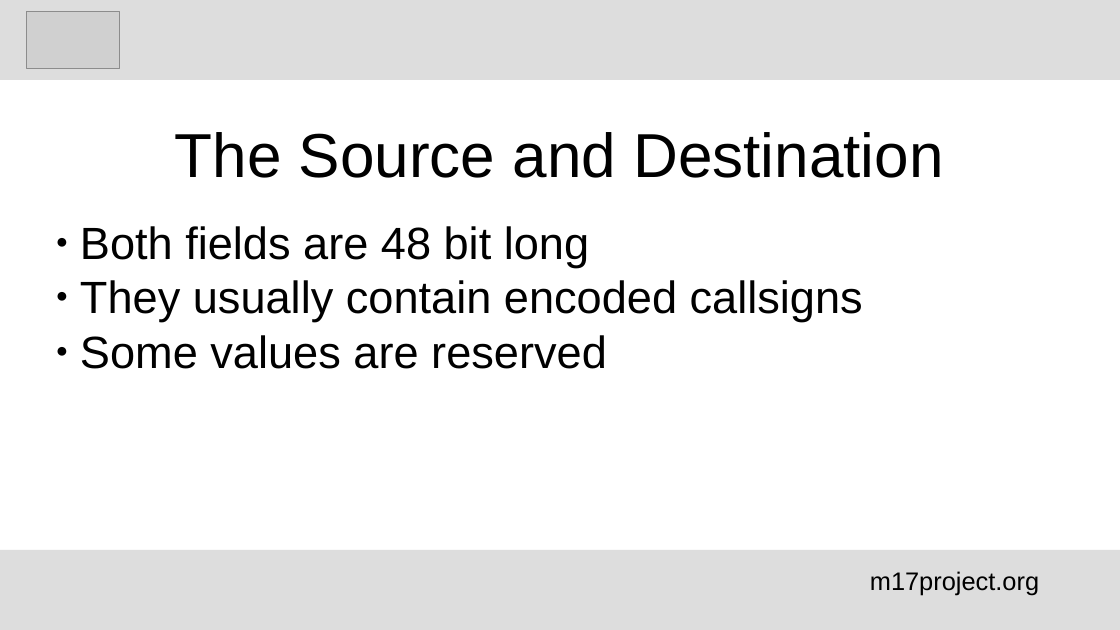
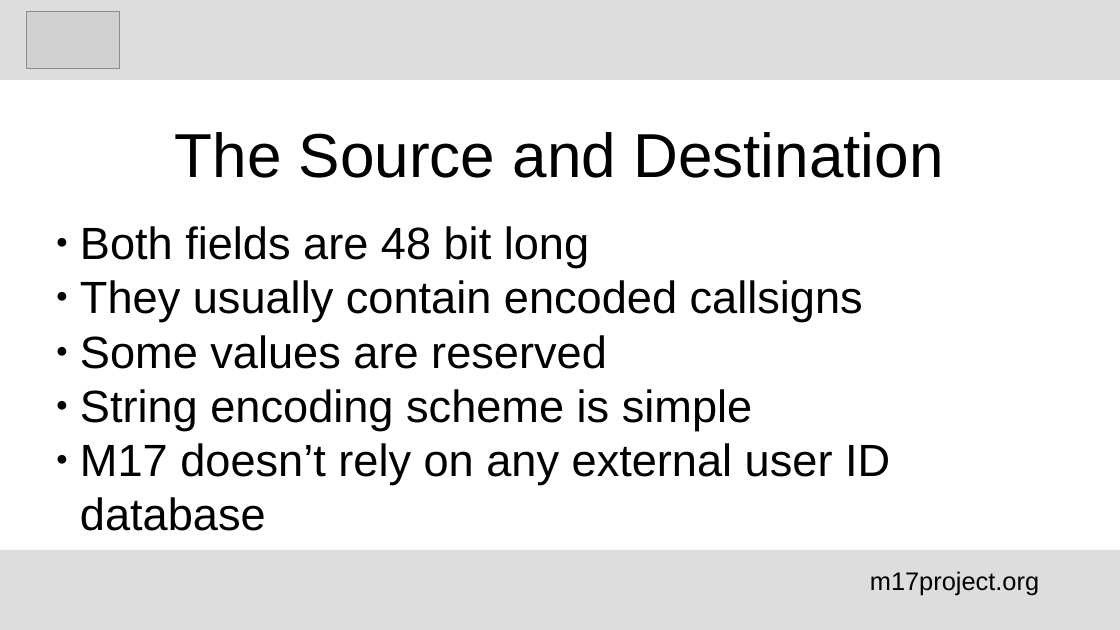
Before and after one commit to M17-Project/M17_education, a slide deck: slide 8 of English/M17_voice_encoding_en.odp. Drawn at 1120x630 pixels with LibreOffice and Linux fonts; fonts in the diff are those of the drawing; grey boxes stand for pictures. Boxes give left, top, right and bottom in pixels: in the first picture for what was removed or moved away, otherwise in the second. Text is boxed around its words. In the diff, an @@ line names an element or a change of style, - is before the commit and + after.

```diff
--- a/English/M17_voice_encoding_en.odp
+++ b/English/M17_voice_encoding_en.odp
@@ subtitle at (80, 389, 890, 531): paragraphs added @@
+● String encoding scheme is simple
+● M17 doesn’t rely on any external user ID database
```
Also in this commit, not shown: 1 other slide changed, 12 slides added.
